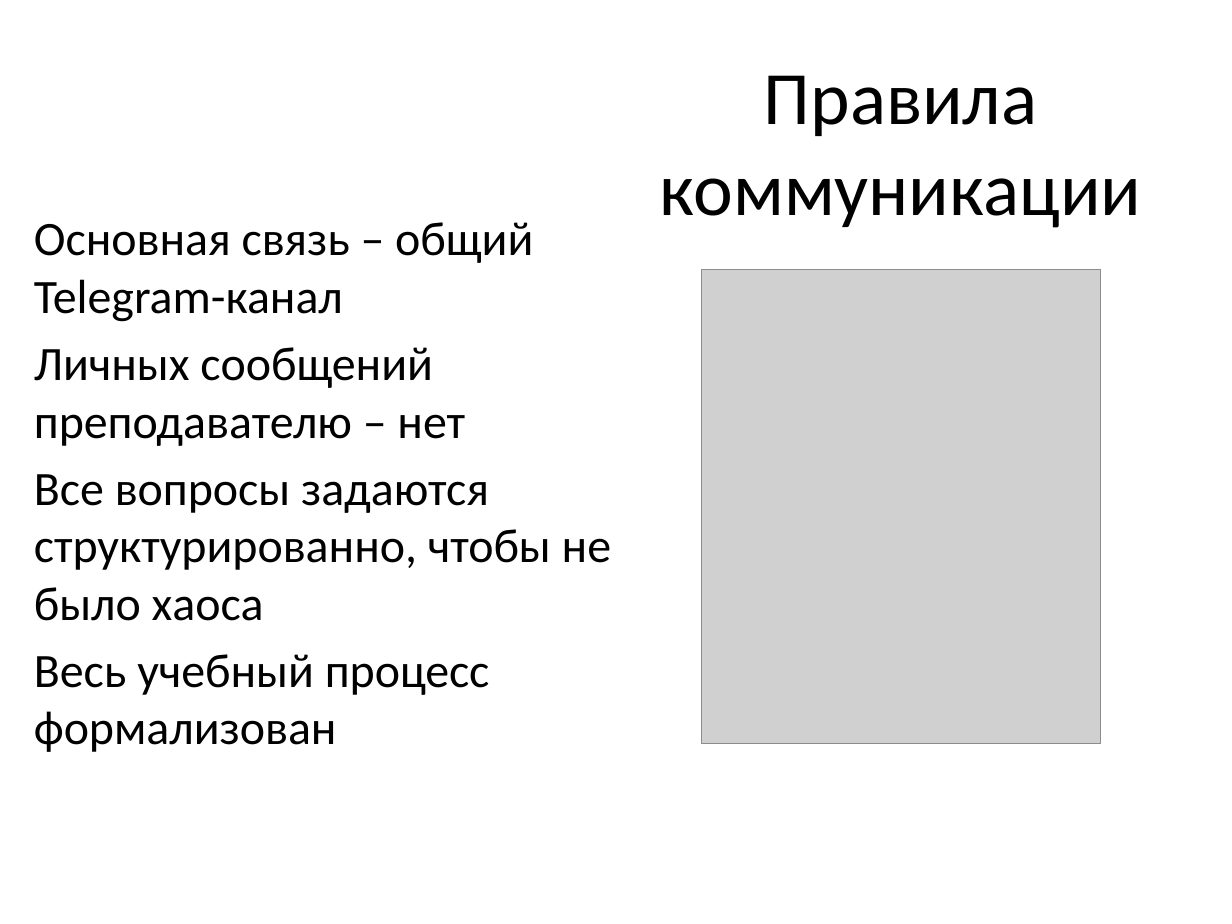
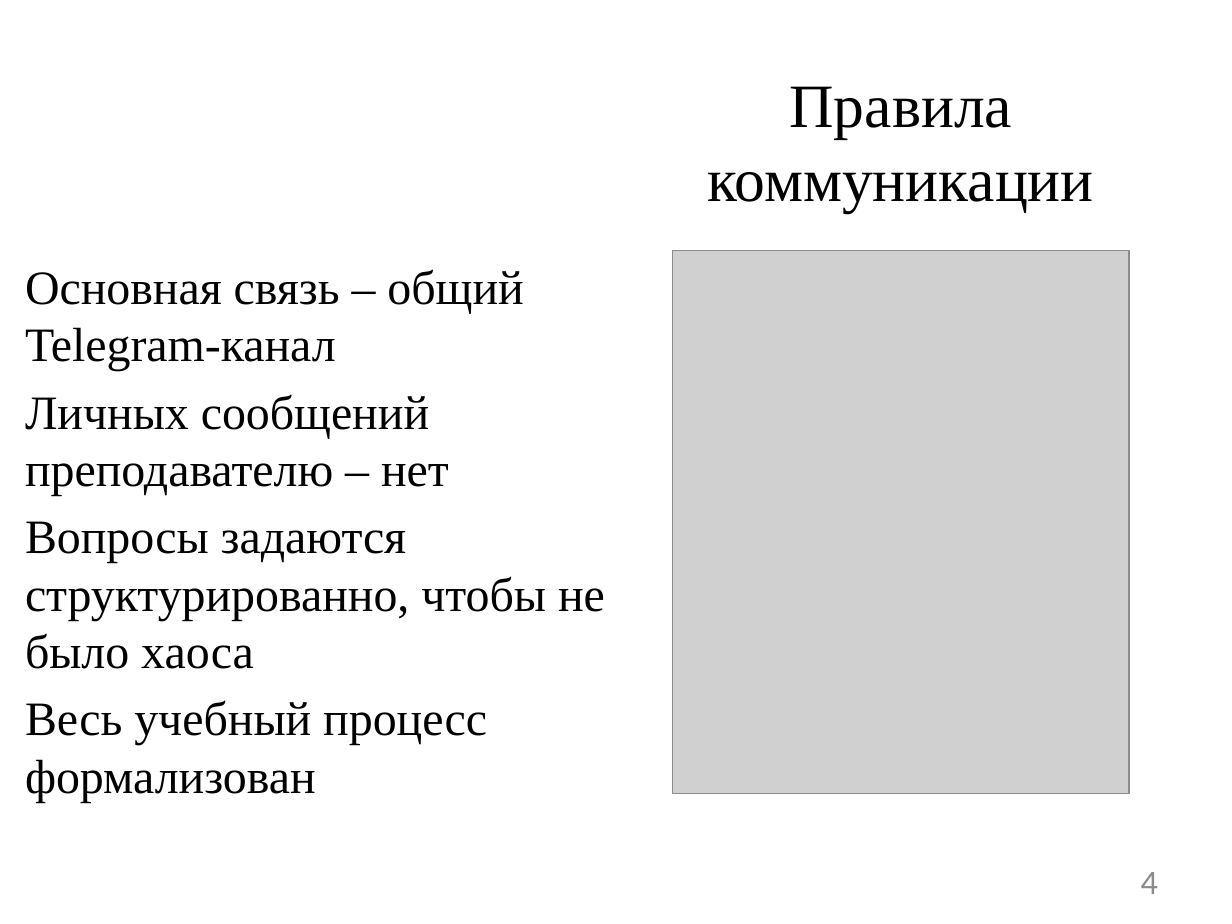
Before and after one commit to DaniilTropin11/IT-Support-Labs, a slide deck: slide 4 of lectures/Первая_лекция_GitHub_Classroom.pptx (slide 3 before the commit). Drawn at 1232x924 pixels with LibreOffice and Linux fonts; fonts in the diff are those of the drawing; grey boxes stand for pictures. Boxes give left, top, right and bottom in pixels: in the first picture for what was removed or moved away, otherwise in the second. Text is boxed around its words. In the diff, an @@ line names an element or a change of style, - is before the commit and + after.

```diff
--- a/lectures/Первая_лекция_GitHub_Classroom.pptx
+++ b/lectures/Первая_лекция_GitHub_Classroom.pptx
@@ title "Правила коммуникации" at box(708, 86, 1094, 213): size 44 to 36 pt, font Calibri to Times New Roman @@
@@ text "Основная связь – общий Telegram-канал": place and size @@
-text "Основная связь – общий Telegram-канал" at box(34, 222, 611, 752)
+text "Основная связь – общий Telegram-канал" at box(25, 269, 605, 803)
@@ text at box(25, 269, 523, 803): font Calibri to Times New Roman in "Основная связь – общий Telegram-канал", "Личных сообщений преподавателю – нет", "Весь учебный процесс формализован" @@
@@ picture: place and size @@
-picture at box(701, 270, 1100, 744)
+picture at box(673, 250, 1129, 793)
@@ text at box(25, 521, 605, 669): text changed; font Calibri to Times New Roman @@
-Все вопросы задаются структурированно, чтобы не было хаоса
+Вопросы задаются структурированно, чтобы не было хаоса
@@ page number added at box(1141, 872, 1158, 894), 20 pt, text #8C8C8C @@
+4
```
Also in this commit, not shown: 6 other slides changed, 5 slides added, 4 slides removed.
